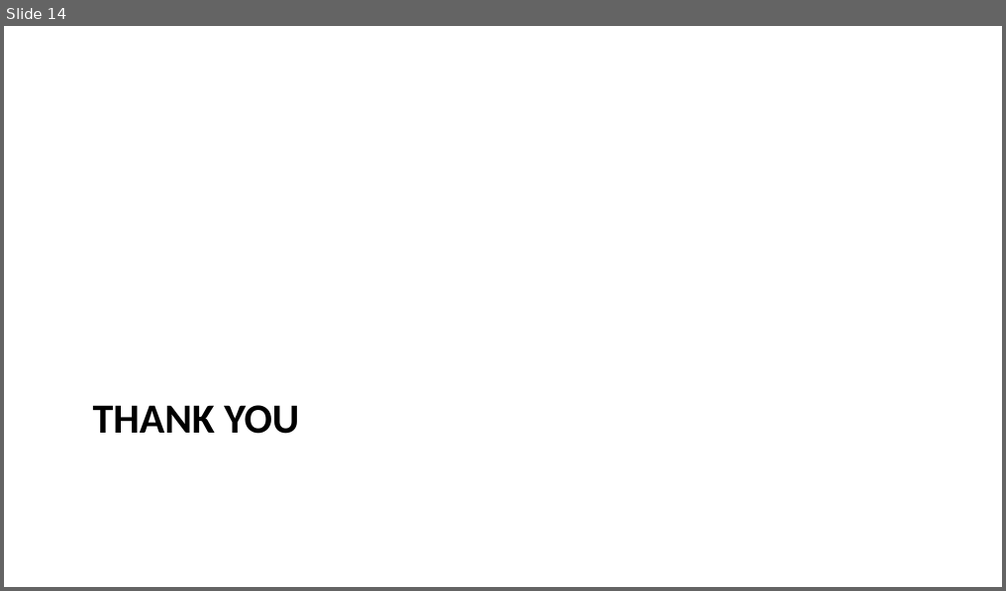
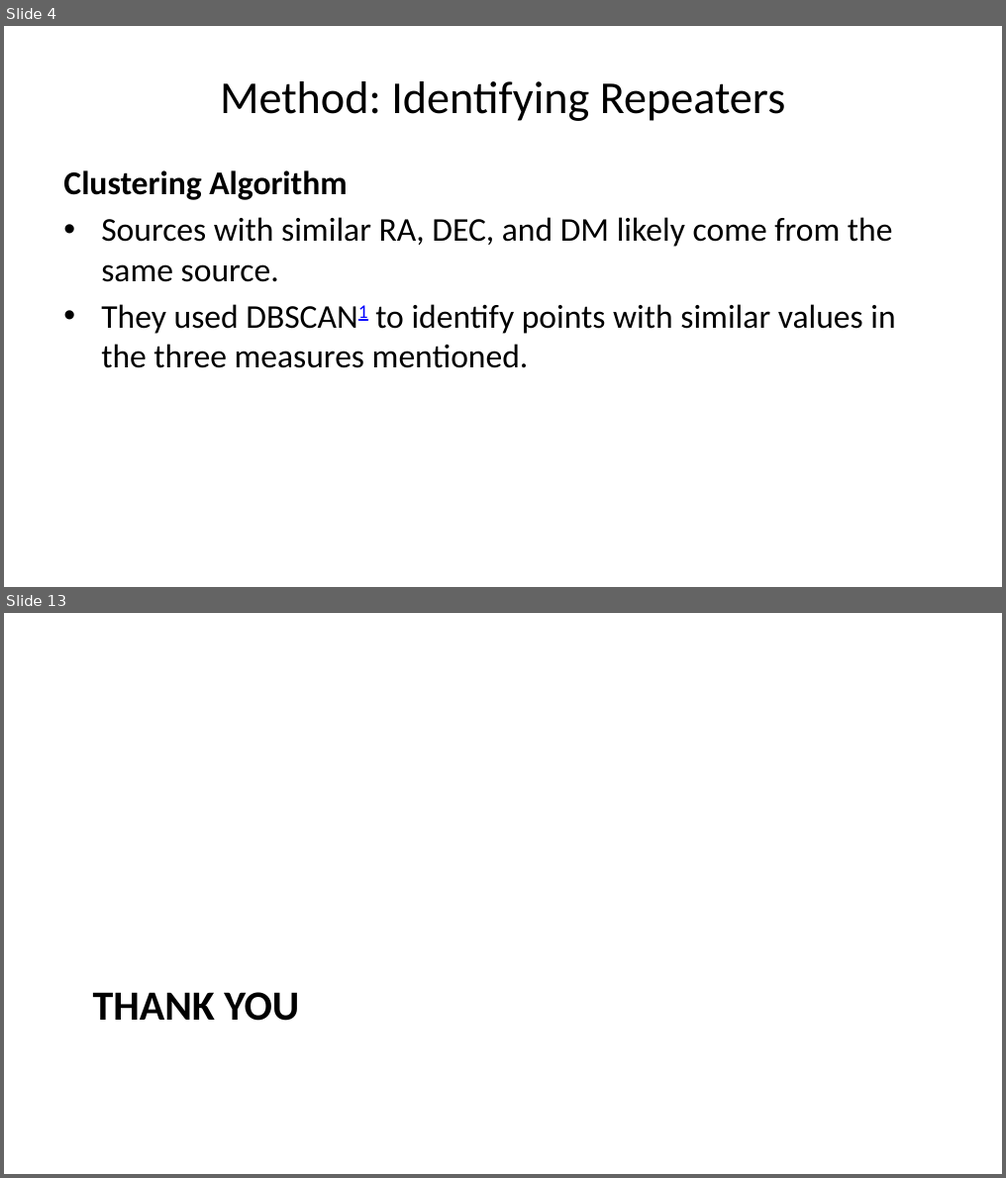
Before and after one commit to Thaza-Kun/sarjana, a slide deck: docs/slides/andersen_2023/slides.pptx. Shown one above the other, each under a label of ours: slide 14 before the commit, slides 4 and 13 after it; the slides between them are not shown. The pictures are 1006x591 and 1006x1178 pixels, drawn with LibreOffice and Linux fonts; fonts in the diff are those of the drawing. Boxes give left, top, right and bottom in pixels: in the first picture for what was removed or moved away, otherwise in the second. Text is boxed around its words. In the diff, an @@ line names an element or a change of style, - is before the commit and + after.

Commit message:
✨ NEW Focus on some repeaters

```diff
--- a/docs/slides/andersen_2023/slides.pptx
+++ b/docs/slides/andersen_2023/slides.pptx
@@ slide 4 added at bbox=[4, 26, 1002, 587], background #FFFFFF @@
@@ title added at bbox=[220, 81, 785, 121], 33 pt, text #000000 @@
+Method: Identifying Repeaters
@@ text added at bbox=[63, 171, 895, 369], 24 pt, text #000000 @@
+Clustering Algorithm
+• Sources with similar RA, DEC, and DM likely come from the same source.
+• They used DBSCAN1 to identify points with similar values in the three measures mentioned.
@@ what was slide 14 is now slide 13 @@
```
Also in this commit, not shown: 3 slides changed, 11 other slides added, 12 slides removed, 20 other files.
